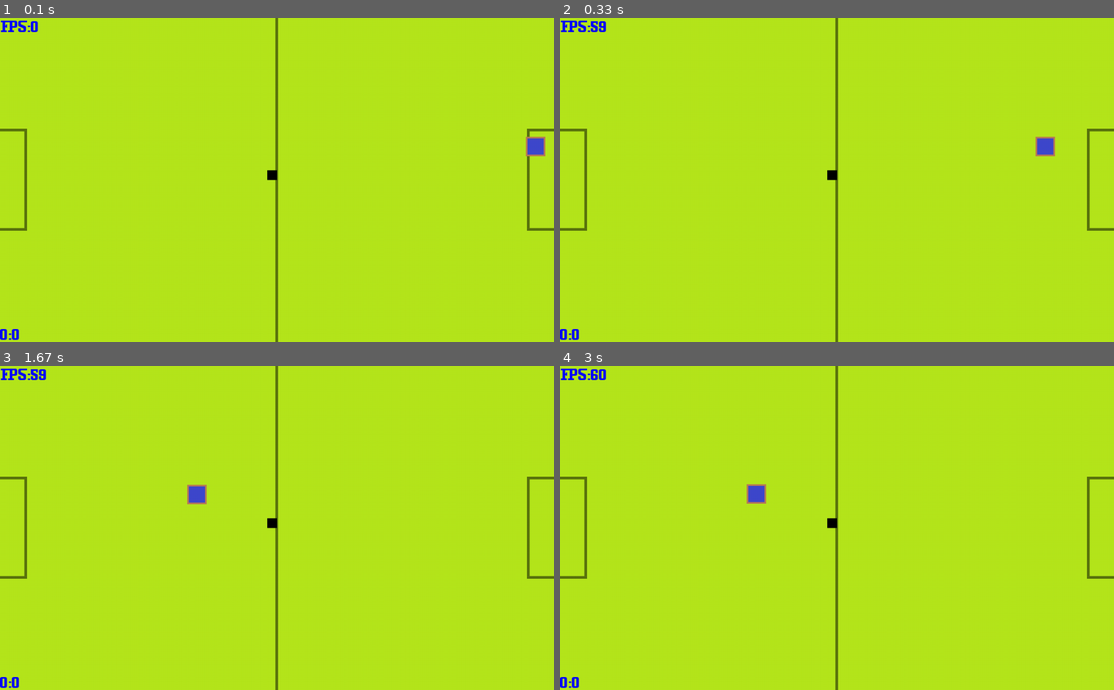
Above: before the commit, frames 1-4 (two rows, left to right).
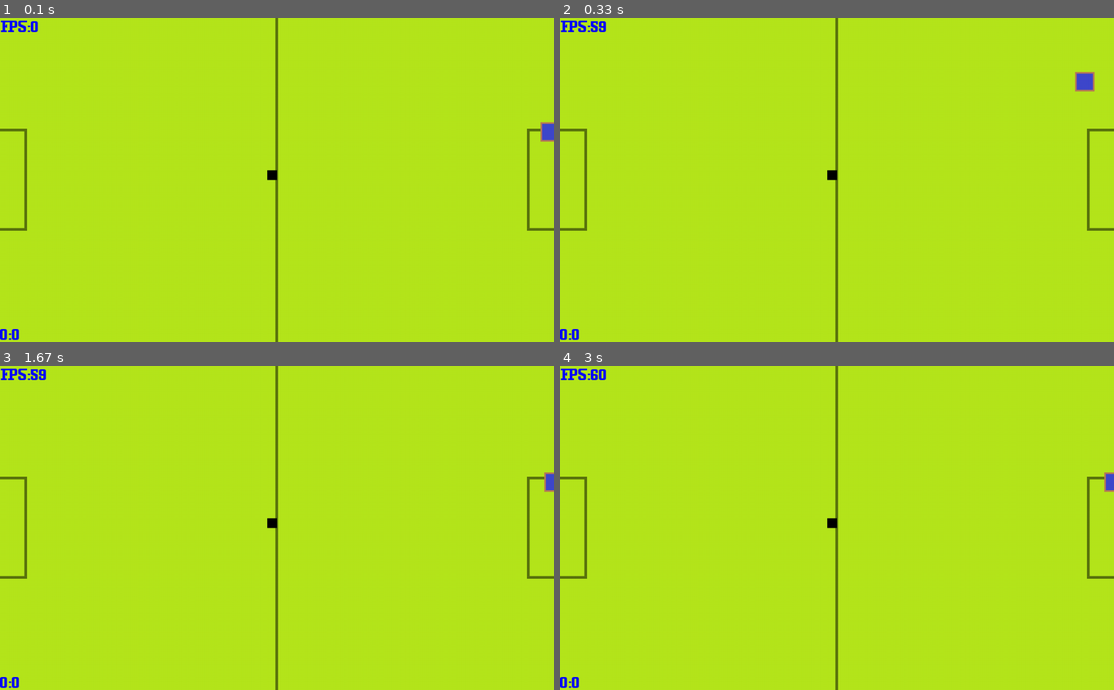
Above: after the commit, the same moments.

Repository: willyc20/algorithm_practice
Game: pygame game, started from gene/evo.py
Two runs of this game, one before a commit and one after it. Both use one fixed random seed, a clock stepped at 60 frames per second and the inputs below. The source is Python 2; it was converted automatically to run under Python 3.
Inputs:
- Up to frame 1 (0.1 s): no input
- Up to frame 2 (0.33 s): no input
- Up to frame 3 (1.67 s): hold A 0.33-0.87 s
- Up to frame 4 (3 s): hold D 2.07-2.7 s; hold S from 2.73 s (still down)

The runs differ from the first frame. In frame 1, 0.3% of the frame differs, in the area x 94-100%, y 32-43%; in frame 2, 0.4%, in the area x 85-97%, y 16-43%; in frame 3, 0.3%; in frame 4, 0.3%.

Commit message:
update 9/15
update: more complex neural network

Diff:
--- a/gene/evo.py
+++ b/gene/evo.py
@@ -21,7 +21,7 @@
     t = []
 
     for i in range(0, 6):
-        s.append(Swag(0, 0))
+        s.append(Swag(0, 0, 0))
 
     #mc = Camera(0, 0)
 
--- a/gene/train.py
+++ b/gene/train.py
@@ -8,51 +8,45 @@
 
 class Swag:
 
-      def __init__(self, ih, ho):
-            self.rival = 9999
-            self.incell = [0, 0, 0 ,0]
-            self.hiddencell = [0, 0, 0 ,0, 0]
-            self.outcell = [0, 0, 0 ,0, 0, 0, 0, 0]
-            self.counter = 0
-
-            if(ih == 0):
-
-                  self.ihwag = [[0, 0, 0, 0, 0],
-                                [0, 0, 0, 0, 0],
-                                [0, 0, 0, 0, 0],
-                                [0, 0, 0, 0, 0]]
-                  for i in range(0, 4):
-                        for j in range(0, 5):
-                              while(self.ihwag[i][j] == 0):
-                                    self.ihwag[i][j] = float(random.randint(-100, 100)) / 100.0
-
-            else:
-                  self.ihwag = ih
-
-            if(ho == 0):
-
-                  self.howag = [[0, 0, 0, 0, 0, 0, 0, 0],
-                                [0, 0, 0, 0, 0, 0, 0, 0],
-                                [0, 0, 0, 0, 0, 0, 0, 0],
-                                [0, 0, 0, 0, 0, 0, 0, 0],
-                                [0, 0, 0, 0, 0, 0, 0, 0]]
-                  for i in range(0, 5):
-                        for j in range(0, 8):
-                              while(self.howag[i][j] == 0):
-                                    self.howag[i][j] = float(random.randint(-100, 100)) / 100.0
-
-            else:
-                  self.howag = ho
-
-      def reset(self):
+    def __init__(self, ih, co, ho):
+        self.rival = 9999
+        self.incell = [0, 0, 0 ,0]
+        self.hiddencell = [0, 0, 0 ,0, 0]
+        self.hiddencell2 = [0, 0, 0, 0, 0]
+        self.outcell = [0, 0, 0 ,0, 0, 0, 0, 0]
+        self.counter = 0
+
+        if(ih == 0):
+
             self.ihwag = [[0, 0, 0, 0, 0],
                           [0, 0, 0, 0, 0],
                           [0, 0, 0, 0, 0],
                           [0, 0, 0, 0, 0]]
             for i in range(0, 4):
-                  for j in range(0, 5):
-                        while(self.ihwag[i][j] == 0):
-                              self.ihwag[i][j] = float(random.randint(-100, 100)) / 100.0
+                for j in range(0, 5):
+                    while(self.ihwag[i][j] == 0):
+                        self.ihwag[i][j] = float(random.randint(-100, 100)) / 100.0
+
+        else:
+            self.ihwag = ih
+
+        if(co == 0):
+
+            self.cowag = [[0, 0, 0, 0, 0],
+                          [0, 0, 0, 0, 0],
+                          [0, 0, 0, 0, 0],
+                          [0, 0, 0, 0, 0],
+                          [0, 0, 0, 0, 0]]
+
+            for i in range(0, 5):
+                for j in range(0, 5):
+                    while(self.cowag[i][j] == 0):
+                        self.cowag[i][j] = float(random.randint(-100, 100)) / 100.0
+        else:
+
+            self.cowag = co
+
+        if(ho == 0):
 
             self.howag = [[0, 0, 0, 0, 0, 0, 0, 0],
                           [0, 0, 0, 0, 0, 0, 0, 0],
@@ -60,39 +54,81 @@
                           [0, 0, 0, 0, 0, 0, 0, 0],
                           [0, 0, 0, 0, 0, 0, 0, 0]]
             for i in range(0, 5):
-                  for j in range(0, 8):
-                        while(self.howag[i][j] == 0):
-                              self.howag[i][j] = float(random.randint(-100, 100)) / 100.0
-
-      def comp(self, p, soccer):
-            self.incell[0] = p.x
-            self.incell[1] = p.y
-            self.incell[2] = soccer.x
-            self.incell[3] = soccer.y
-            for i in range(0, 4):
-                  for j in range(0, 5):
-                        self.hiddencell[j] += self.ihwag[i][j] * self.incell[i]
-
-            for i in range(0, 5):
-                  self.hiddencell[i] = sigmoid(self.hiddencell[i])
-                  if(abs(self.hiddencell[i]) < 0.3):
-                        self.hiddencell[i] = 0
-
-            for i in range(0, 5):
-                  for j in range(0, 8):
-                      self.outcell[j] += self.howag[i][j] * self.hiddencell[i]
-
-            for i in range(0, 8):
-                  self.outcell[i] = sigmoid(self.outcell[i])
-                  if(abs(self.outcell[i]) < 0.3):
-                      self.outcell[i] = 0
-
-            ri = math.sqrt((p.x - soccer.x) * (p.x - soccer.x) + (p.y - soccer.y) * (p.y - soccer.y))
-            if(ri < self.rival):
-                  self.rival = ri
-            else:
-                  self.counter += 1
-            #print self.rival
+                for j in range(0, 8):
+                    while(self.howag[i][j] == 0):
+                        self.howag[i][j] = float(random.randint(-100, 100)) / 100.0
+
+        else:
+            self.howag = ho
+
+    def reset(self):
+        self.ihwag = [[0, 0, 0, 0, 0],
+                      [0, 0, 0, 0, 0],
+                      [0, 0, 0, 0, 0],
+                      [0, 0, 0, 0, 0]]
+        for i in range(0, 4):
+            for j in range(0, 5):
+                while(self.ihwag[i][j] == 0):
+                    self.ihwag[i][j] = float(random.randint(-100, 100)) / 100.0
+
+        self.cowag = [[0, 0, 0, 0, 0],
+                      [0, 0, 0, 0, 0],
+                      [0, 0, 0, 0, 0],
+                      [0, 0, 0, 0, 0],
+                      [0, 0, 0, 0, 0]]
+
+        for i in range(0, 5):
+            for j in range(0, 5):
+                while(self.cowag[i][j] == 0):
+                    self.cowag[i][j] = float(random.randint(-100, 100)) / 100.0
+
+        self.howag = [[0, 0, 0, 0, 0, 0, 0, 0],
+                      [0, 0, 0, 0, 0, 0, 0, 0],
+                      [0, 0, 0, 0, 0, 0, 0, 0],
+                      [0, 0, 0, 0, 0, 0, 0, 0],
+                      [0, 0, 0, 0, 0, 0, 0, 0]]
+        for i in range(0, 5):
+            for j in range(0, 8):
+                while(self.howag[i][j] == 0):
+                        self.howag[i][j] = float(random.randint(-100, 100)) / 100.0
+
+    def comp(self, p, soccer):
+        self.incell[0] = p.x
+        self.incell[1] = p.y
+        self.incell[2] = soccer.x
+        self.incell[3] = soccer.y
+        for i in range(0, 4):
+            for j in range(0, 5):
+                self.hiddencell[j] += self.ihwag[i][j] * self.incell[i]
+
+        for i in range(0, 5):
+            self.hiddencell[i] = sigmoid(self.hiddencell[i])
+            if(abs(self.hiddencell[i]) < 0.3):
+                self.hiddencell[i] = 0
+
+        for i in range(0, 5):
+            for j in range(0, 5):
+                self.hiddencell2[j] += self.cowag[i][j] * self.hiddencell[i]
+
+        for i in range(0, 5):
+            if(abs(self.hiddencell2[i]) < 0.3):
+                self.hiddencell2[i] = 0
+
+        for i in range(0, 5):
+            for j in range(0, 8):
+                self.outcell[j] += self.howag[i][j] * self.hiddencell2[i]
+
+        for i in range(0, 8):
+            self.outcell[i] = sigmoid(self.outcell[i])
+            if(abs(self.outcell[i]) < 0.3):
+                self.outcell[i] = 0
+
+        ri = math.sqrt((p.x - soccer.x) * (p.x - soccer.x) + (p.y - soccer.y) * (p.y - soccer.y))
+        if(ri < self.rival):
+            self.rival = ri
+        else:
+            self.counter += 1
+        #print self.rival
 
 def AISort(p, n):
       for i in range(0,n):
@@ -116,6 +152,11 @@
         r = random.randint(0, 100)
         if(r > rate):
             print 'Mutate'
+            r = random.randint(0, 25 - 1)
+            ai.cowag[r / 5][r % 5] = float(random.randint(-100, 100)) / 100.0
+        r = random.randint(0, 100)
+        if(r > rate):
+            print 'Mutate'
             r = random.randint(0, 40 - 1)
             ai.howag[r / 8][r % 8] = float(random.randint(-100, 100)) / 100.0
 
@@ -132,9 +173,11 @@
             t = []
             counter = 0
             ih = []
+            co = []
             ho = []
             k1 = random.randint(0, 20 - 1)
-            k2 = random.randint(0, 40 - 1)
+            k2 = random.randint(0, 25 - 1)
+            k3 = random.randint(0, 40 - 1)
             for i in range(0, k1):
                 t.append(ss[0].ihwag[i / 5][i % 5])
                 counter += 1
@@ -150,19 +193,33 @@
                     t = []
                     counter = 0
             for i in range(0, k2):
+                t.append(ss[0].cowag[i / 5][i % 5])
+                counter += 1
+                if(counter >= 5):
+                        co.append(t)
+                        t = []
+                        counter = 0
+            for i in range(k2, 25):
+                t.append(ss[1].cowag[i / 5][i % 5])
+                counter += 1
+                if(counter >= 5):
+                    co.append(t)
+                    t = []
+                    counter = 0
+            for i in range(0, k3):
                 t.append(ss[0].howag[i / 8][i % 8])
                 counter += 1
                 if(counter >= 8):
                     ho.append(t)
                     t = []
                     counter = 0
-            for i in range(k2, 40):
+            for i in range(k3, 40):
                 t.append(ss[1].howag[i / 8][i % 8])
                 counter += 1
                 if(counter >= 8):
                     ho.append(t)
                     t = []
                     counter = 0
-            e.append(Swag(ih, ho))
+            e.append(Swag(ih, co, ho))
         else:
             e.append(ss[0])
Not shown, removed: gene/evoinit.pyc
Not shown, removed: gene/game.pyc
Not shown, removed: gene/train.pyc
